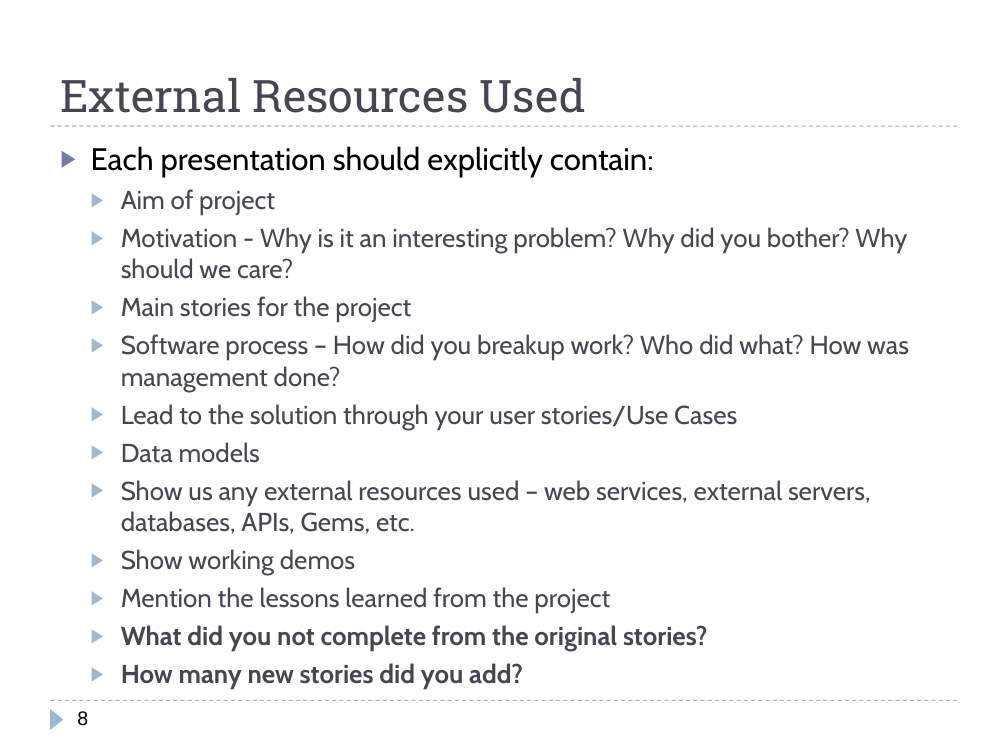
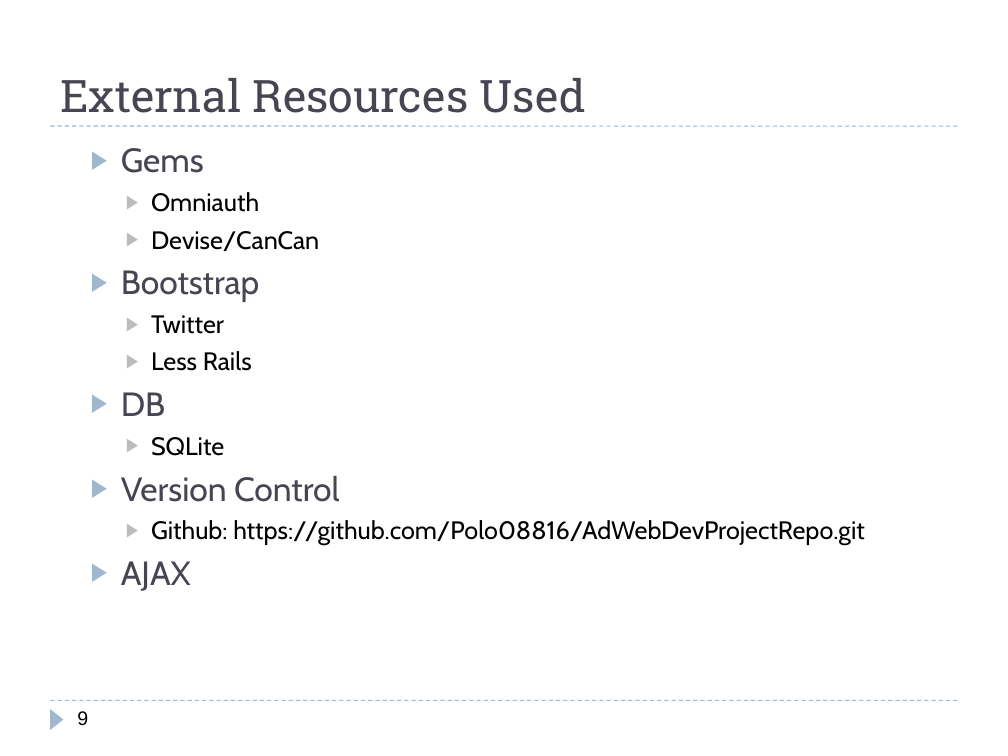
Before and after one commit to Polo08816/AdWebDevProjectRepo, a slide deck: slide 9 of Documents/Presentation.pptx (slide 8 before the commit). Drawn at 1008x756 pixels with LibreOffice and Linux fonts; fonts in the diff are those of the drawing. Boxes give left, top, right and bottom in pixels: in the first picture for what was removed or moved away, otherwise in the second. Text is boxed around its words. In the diff, an @@ line names an element or a change of style, - is before the commit and + after.

```diff
--- a/Documents/Presentation.pptx
+++ b/Documents/Presentation.pptx
@@ text at [121, 148, 865, 591]: text changed; size 18.5 to 18 pt; text colour #464653 to #000000 @@
-▶ Each presentation should explicitly contain:
-  ▶ Aim of project
-  ▶ Motivation - Why is it an interesting problem? Why did you bother? Why should we care?
-  ▶ Main stories for the project
-  ▶ Software process – How did you breakup work? Who did what? How was management done?
-  ▶ Lead to the solution through your user stories/Use Cases
-  ▶ Data models
-  ▶ Show us any external resources used – web services, external servers, databases, APIs, Gems, etc.
-  ▶ Show working demos
-  ▶ Mention the lessons learned from the project
-  ▶ What did you not complete from the original stories?
-  ▶ How many new stories did you add?
+  ▶ Gems
+    ▶ Omniauth
+    ▶ Devise/CanCan
+  ▶ Bootstrap
+    ▶ Twitter
+    ▶ Less Rails
+  ▶ DB
+    ▶ SQLite
+  ▶ Version Control
+    ▶ Github: https://github.com/Polo08816/AdWebDevProjectRepo.git
+  ▶ AJAX
@@ page number at [77, 711, 88, 726]: text changed @@
-8
+9
```
Also in this commit, not shown: 5 other slides changed, 2 slides added, 6 slides removed.
